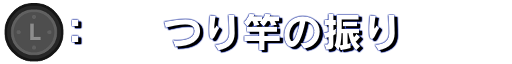
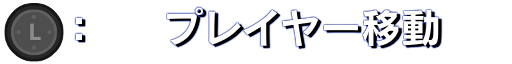
Before/after of a 512x64 layered artwork. What changed in the layer stack:
showed "sprf_02.png" over [71, 6, 443, 54]
hid "bprf_20.png" over [71, 13, 399, 54]
